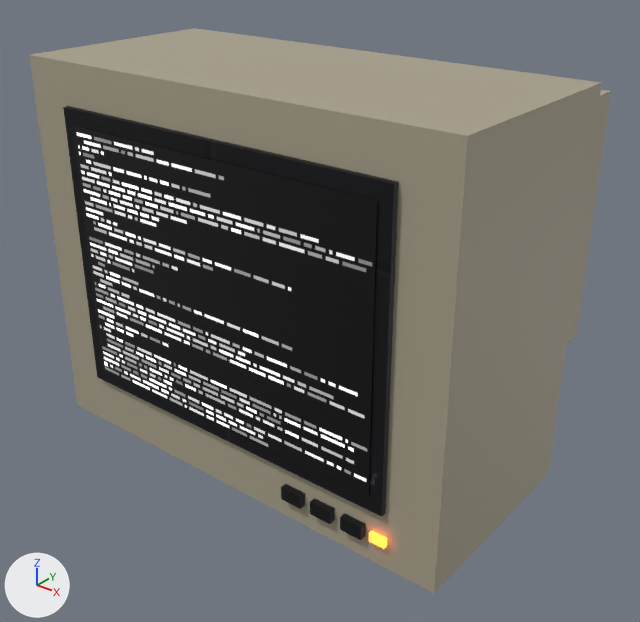
Renders of the glTF model internal/web/static/office/models/Tech_CRT.gltf from each side of a commit.
The view is the same before and after, from a camera (50 mm lens) standing at (0.455, -0.518, 0.473) and looking at (-0.008, 0.06, 0.114). Arrows for +X, +Y and +Z are at lower left; the lights stay in place. The first picture is the older version.

The scene before the commit, as lines of its bpy script (objects in view):
```python
mat_rs_beigeplastic = principled_material('RS_BeigePlastic')
mat_rs_beigeplastic.base_color = (0.397, 0.356, 0.262)  # beige #a9a18c
mat_rs_beigeplastic.roughness = 0.6
me_tech_crt = bpy.data.meshes.new('Tech_CRT')
me_tech_crt.from_pydata(...)  # 108 vertices, 158 faces; spans x -0.209..0.209, y -0.082..0.285, z 0.0..0.342
# faces by material slot: [24, 120, 2, 12]
me_tech_crt.materials.append(mat_rs_beigeplastic)  # beige #a9a18c
me_tech_crt.materials.append(mat_rs_bodydark)  # picture img_rs_paint_dark
me_tech_crt.materials.append(mat_rs_screen_term)
me_tech_crt.materials.append(mat_rs_glow_warm)  # black #000000, glowing orange #ff7a2a
ob_tech_crt = bpy.data.objects.new('Tech_CRT', me_tech_crt)
ob_tech_crt.location = (0.0, 0.0, 0.0)
```
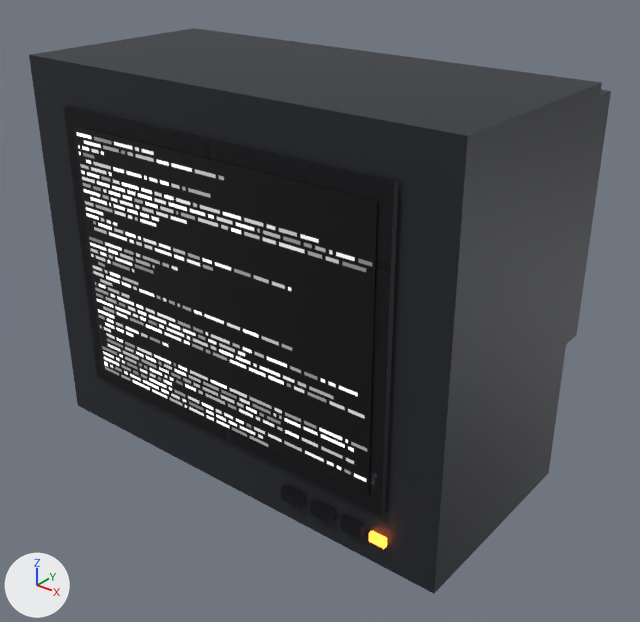
Boxes [x1, y1, x2, y2] around the edits, measured in the pictures (640 x 622 px):
```json
{"object": "Tech_CRT", "change": "recoloured", "before": [29, 28, 611, 594], "after": [29, 28, 611, 594], "on screen": "darker"}
```

Scene script edits in JSON lines:
```json
{"op": "set", "path": "mat_rs_beigeplastic.base_color", "old": "(0.397, 0.356, 0.262)", "new": "(0.0252, 0.0284, 0.0369)", "note": "beige #a9a18c -> dark grey #2c2f36"}
```
